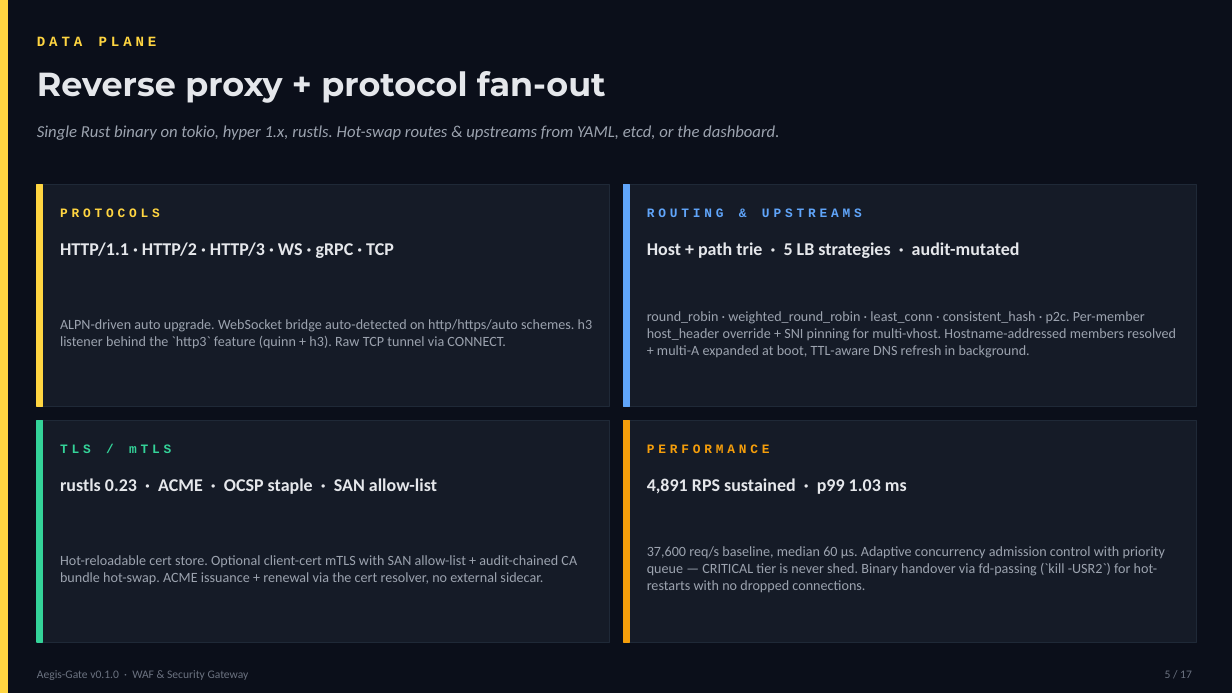
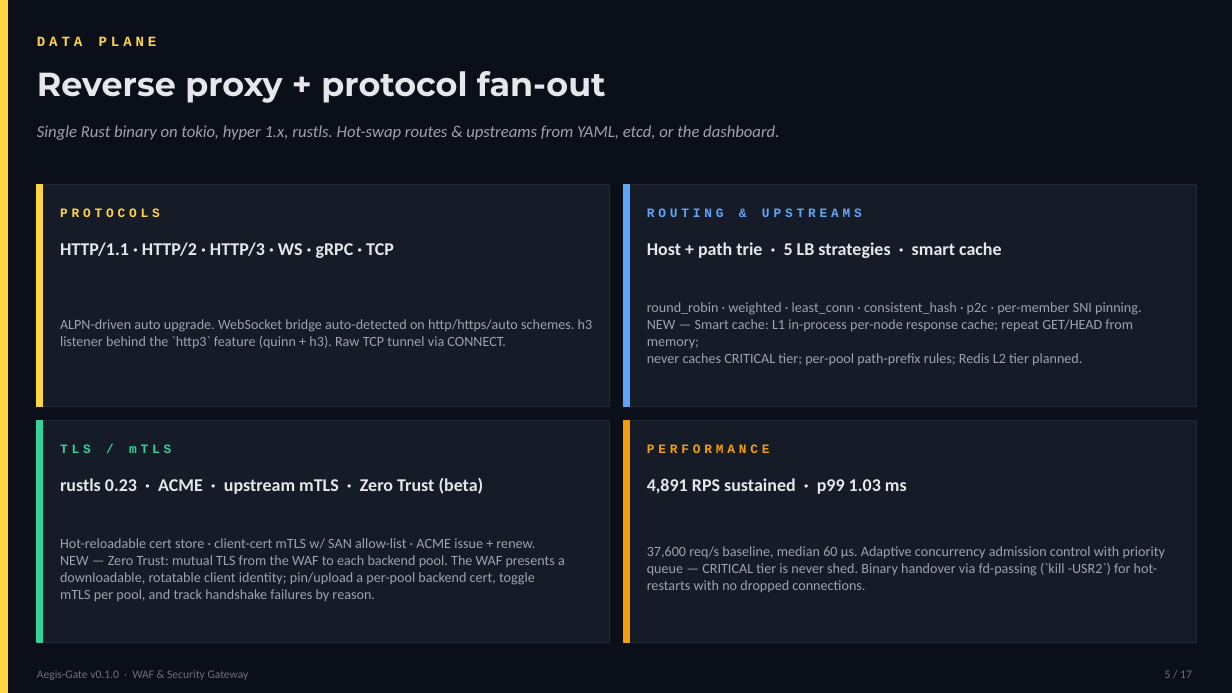
Before and after one commit to nico-aie/aegis-gate, a slide deck: slide 5 of Aegis-Gate-Presentation.pptx. Drawn at 1232x693 pixels with LibreOffice and Linux fonts; fonts in the diff are those of the drawing. Boxes give left, top, right and bottom in pixels: in the first picture for what was removed or moved away, otherwise in the second. Text is boxed around its words. In the diff, an @@ line names an element or a change of style, - is before the commit and + after.

Commit message:
Update slides

```diff
--- a/Aegis-Gate-Presentation.pptx
+++ b/Aegis-Gate-Presentation.pptx
@@ text at <box>647,242,1002,258</box>: text changed @@
-Host + path trie · 5 LB strategies · audit-mutated
+Host + path trie · 5 LB strategies · smart cache
@@ text at <box>647,302,1141,365</box>: text changed @@
-round_robin · weighted_round_robin · least_conn · consistent_hash · p2c. Per-member host_header override + SNI pinning for multi-vhost. Hostname-addressed members resolved + multi-A expanded at boot, TTL-aware DNS refresh in background.
+round_robin · weighted · least_conn · consistent_hash · p2c · per-member SNI pinning.
+NEW — Smart cache: L1 in-process per-node response cache; repeat GET/HEAD from memory;
+never caches CRITICAL tier; per-pool path-prefix rules; Redis L2 tier planned.
@@ text at <box>60,478,484,494</box>: text changed @@
-rustls 0.23 · ACME · OCSP staple · SAN allow-list
+rustls 0.23 · ACME · upstream mTLS · Zero Trust (beta)
@@ text at <box>60,538,565,601</box>: text changed @@
-Hot-reloadable cert store. Optional client-cert mTLS with SAN allow-list + audit-chained CA bundle hot-swap. ACME issuance + renewal via the cert resolver, no external sidecar.
+Hot-reloadable cert store · client-cert mTLS w/ SAN allow-list · ACME issue + renew.
+NEW — Zero Trust: mutual TLS from the WAF to each backend pool. The WAF presents a
+downloadable, rotatable client identity; pin/upload a per-pool backend cert, toggle
+mTLS per pool, and track handshake failures by reason.
```
Also in this commit, not shown: 7 other slides changed.
